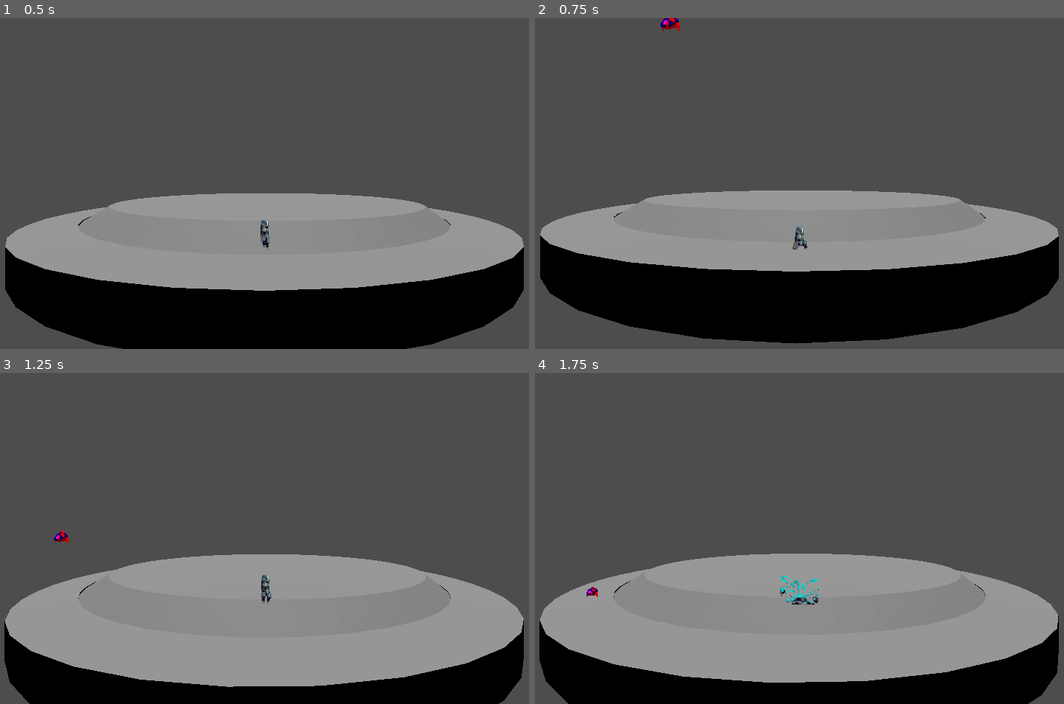
Above: before the commit, frames 1-4 (two rows, left to right).
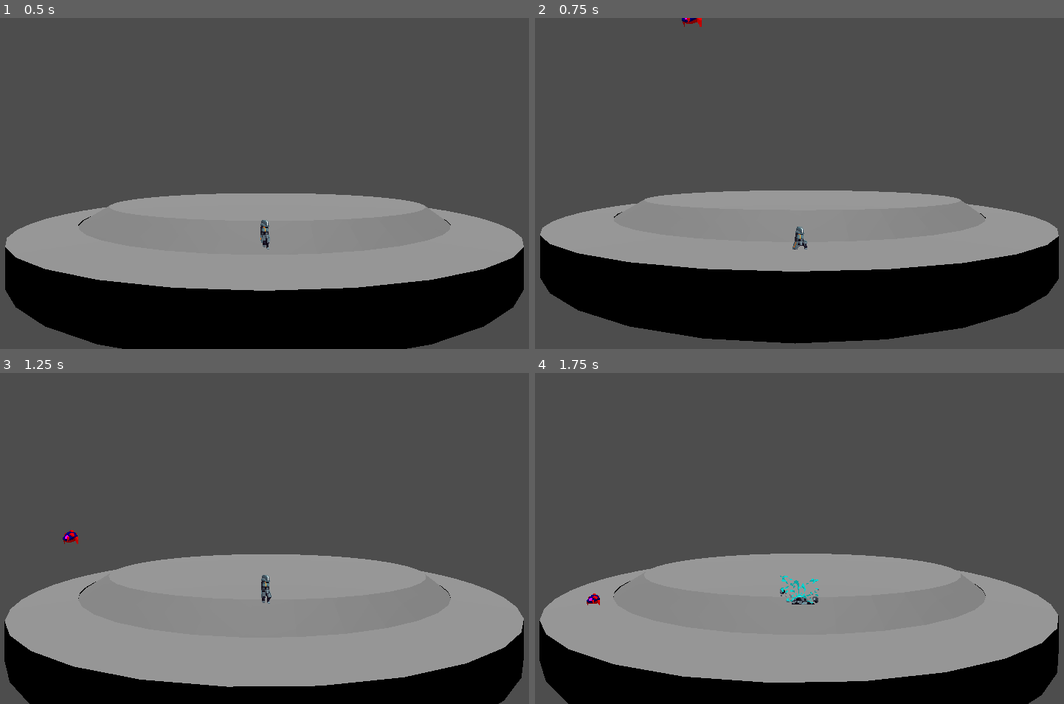
Above: after the commit, the same moments.

Repository: Jafeth12/VJ-FIB
Game: Godot game, scene res://main.tscn
The game is run twice, just before and just after one commit, with the same random seed, the same clock (stepped at 60 frames per second) and the same inputs.
Inputs:
- Up to frame 1 (0.5 s): no input
- Up to frame 2 (0.75 s): hold Right (move_right) from 0.53 s (still down); hold Down (crouch) from 0.53 s (still down)
- Up to frame 3 (1.25 s): keep holding Right (move_right); keep holding Down (crouch); tap Up (jump) at 0.77 s
- Up to frame 4 (1.75 s): release Right (move_right) at 1.28 s; release Down (crouch) at 1.28 s; hold Left (move_left) from 1.28 s (still down); tap , (dbg_die) at 1.35 s; tap Up (jump) at 1.52 s

Frame 1 is identical in both runs. In frame 2, 0.2% of the frame differs, in the area x 23-32%, y 0-5%; in frame 3, 0.1%; in frame 4, 0.1%.

Commit message:
[NOT FINISHED] sketch de detectar dirección del player

Diff:
--- a/3D/crawler.gd
+++ b/3D/crawler.gd
@@ -5,14 +5,44 @@
 
 @export var INIT_ALPHA = 0
 
-const SPEED: float = PI/8
+const SPEED: float = PI/10
 const ATTACK_SPEED: float = PI/4
+
+var player_node = null
 
 func _ready():
 	entity_alpha = INIT_ALPHA
 	$sprite.connect("animation_finished", crawler_on_animation_finished)
 	$activation_area.connect("area_entered", crawler_area_entered)
 	$activation_area.connect("area_exited", crawler_area_exited)
+	player_node = get_node("/root/main/level1/Player")
+
+func modf(a: float, d: float) -> float:
+	var sign: int = 1 if a > 0 else -1
+	a = abs(a)
+	while a >= d:
+		a -= d
+	return sign*a
+
+# OVERRIDE de ENTITY
+func entity_get_new_direction(current_direction: EntityDirection) -> EntityDirection:
+	var prx_dir: EntityDirection = current_direction
+	match enemy_state:
+		EnemyState.WANDER:
+			if player_in_area:
+				var angular_separation: float = modf(abs(modf(player_node.alpha, 2*PI) - modf(entity_alpha, 2*PI)), 2*PI)
+				print(angular_separation)
+				if angular_separation < PI:
+					# angle1 is to the left of angle2
+					prx_dir = EntityDirection.LEFT
+				else:
+					#angle1 is to the right of angle2
+					prx_dir = EntityDirection.RIGHT
+			if is_on_wall():
+				prx_dir = -current_direction
+
+	$sprite.set_flip_h(current_direction==EntityDirection.RIGHT)
+	return prx_dir
 
 # OVERRIDE de ENTITY
 func entity_get_new_alpha(current_alpha: float, direction: EntityDirection, delta: float) -> float:
@@ -20,7 +50,7 @@
 		EnemyState.WANDER:
 			return current_alpha + direction * SPEED * delta
 		EnemyState.ATTACK:
-			if $sprite.frame > 4:
+			if $sprite.frame > 3:
 				return current_alpha + direction * ATTACK_SPEED * delta
 	return current_alpha
 
--- a/3D/crawler.tscn
+++ b/3D/crawler.tscn
@@ -233,7 +233,7 @@
 [node name="activation_area" type="Area3D" parent="."]
 
 [node name="activation_collision" type="CollisionShape3D" parent="activation_area"]
-transform = Transform3D(4, 0, 0, 0, 4, 0, 0, 0, 4, 0, 1, 0)
+transform = Transform3D(8, 0, 0, 0, 8, 0, 0, 0, 8, 0, 4, 0)
 shape = SubResource("BoxShape3D_injn6")
 
 [node name="collision" type="CollisionShape3D" parent="."]
--- a/3D/entity.gd
+++ b/3D/entity.gd
@@ -23,6 +23,7 @@
 		velocity.y = entity_get_jump_velocity()
 
 	# Calculate new position, based on alpha
+	entity_direction = entity_get_new_direction(entity_direction)
 	entity_alpha = entity_get_new_alpha(entity_alpha, entity_direction, delta)
 	var next_xz = entity_get_xz(entity_alpha)
 
@@ -68,3 +69,8 @@
 # actual, la dirección, y el delta
 func entity_get_new_alpha(current_alpha: float, direction: EntityDirection, delta: float) -> float:
 	return current_alpha
+
+# VIRTUAL. TO BE OVERRIDEN
+# Retorna la siguiente dirección
+func entity_get_new_direction(current_direction: EntityDirection) -> EntityDirection:
+	return EntityDirection.LEFT
